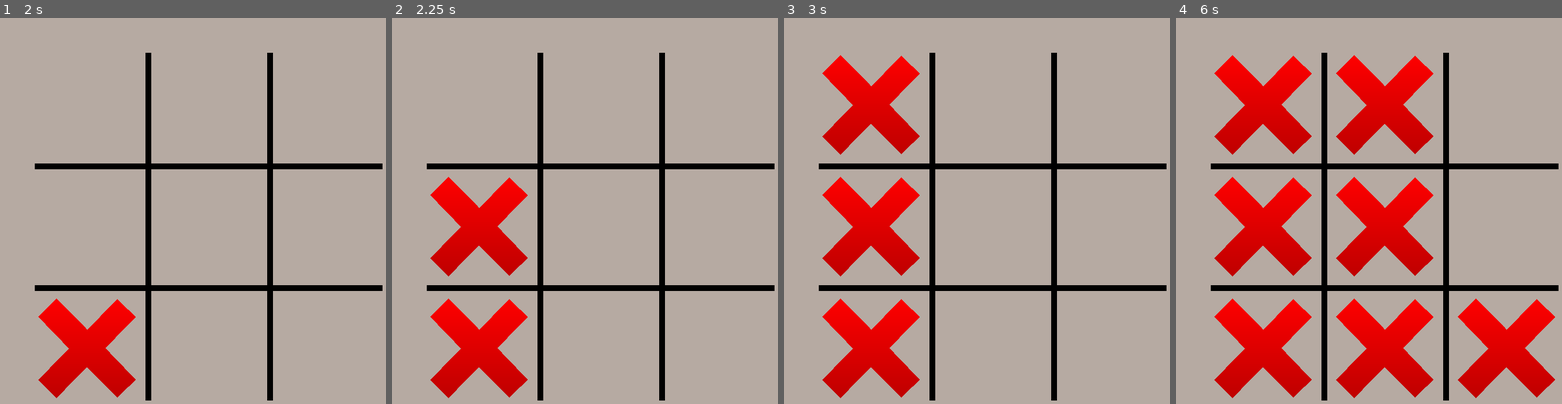
Above: before the commit, frames 1-4 (left to right).
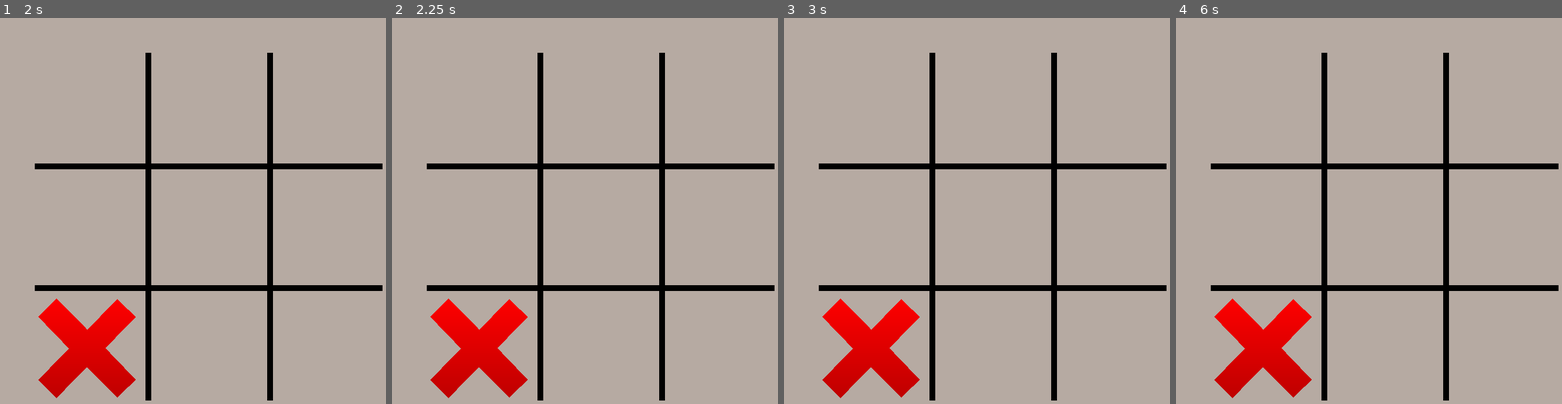
Above: after the commit, the same moments.

Repository: abaker-skudlarek/MultiplayerTicTacToe
Game: Godot game, scene res://Scenes/Main/main.tscn
Two runs of this game, one before a commit and one after it. Both use one fixed random seed, a clock stepped at 60 frames per second and the inputs below.
Inputs (mouse positions are in pixels of both pictures, inside the frame that each line leads up to):
- Up to frame 1 (2 s): click "Create Game" at 0.5 s; tap Enter at 1.25 s; move the mouse to (88, 349) at 1.27 s; click (88, 349) at 1.42 s
- Up to frame 2 (2.25 s): tap Space at 2 s; move the mouse to (480, 226) at 2.02 s; click (480, 226) at 2.17 s
- Up to frame 3 (3 s): tap Enter at 2.75 s; move the mouse to (872, 106) at 2.77 s; click (872, 106) at 2.92 s
- Up to frame 4 (6 s): tap Space at 3.5, 5 s; move the mouse to (1384, 349) at 3.52 s; click (1384, 349) at 3.67 s; tap Enter at 4.25 s; move the mouse to (1384, 226) at 4.27 s; click (1384, 226) at 4.42 s; move the mouse to (1384, 106) at 5.02 s; click (1384, 106) at 5.17 s; move the mouse to (1507, 349) at 5.77 s; click (1507, 349) at 5.92 s

Frame 1 is identical in both runs. In frame 2, 3.5% of the frame differs, in the area x 9-36%, y 41-67%; in frame 3, 7.0%; in frame 4, 21%, in the area x 9-99%, y 9-99%.

Commit message:
added turn tracking

Diff:
--- a/Resources/Autoloads/game_manager.gd
+++ b/Resources/Autoloads/game_manager.gd
@@ -1,5 +1,34 @@
 extends Node
 
+enum PlayerType {
+    NONE,
+    CROSS,
+    CIRCLE
+}
 
-func clicked_on_grid_positon(x: int, y: int) -> void:
-    SignalBus.grid_position_clicked.emit(x, y)
+var local_player_type: PlayerType
+var current_playable_player_type: PlayerType
+
+func _ready() -> void:
+    SignalBus.connect("connected_to_game", _on_connected_to_game)
+
+
+func _on_connected_to_game() -> void:
+    if multiplayer.is_server():
+        local_player_type = PlayerType.CROSS
+        current_playable_player_type = PlayerType.CROSS
+    else:
+        local_player_type = PlayerType.CIRCLE
+
+
+@rpc("call_local", "any_peer", "reliable")
+func clicked_on_grid_position(x: int, y: int, player_type: GameManager.PlayerType) -> void:
+    if current_playable_player_type != player_type:
+        return
+
+    SignalBus.grid_position_clicked.emit(x, y, player_type)
+
+    if current_playable_player_type == PlayerType.CROSS:
+        current_playable_player_type = PlayerType.CIRCLE
+    else:
+        current_playable_player_type = PlayerType.CROSS
--- a/Resources/Autoloads/game_visual_manager.gd
+++ b/Resources/Autoloads/game_visual_manager.gd
@@ -12,17 +12,18 @@
     SignalBus.connect("grid_position_clicked", _on_grid_position_clicked)
 
 
-func _on_grid_position_clicked(x: int, y: int) -> void:
+func _on_grid_position_clicked(x: int, y: int, player_type: GameManager.PlayerType) -> void:
     # Calling with rpc_id(1) means that the rpc is called on the server, and since "any_peer" is used, the peer can call it. So the client
     # is requesting that the server call the spawn_piece function
-    spawn_piece.rpc_id(1, x, y)
+    spawn_piece.rpc_id(1, x, y, player_type)
 
 
 # call_local = function can be called on the local peer, needed because the server is also a player
 # any_peer = clients are allowed to call this remotely
 @rpc("call_local", "any_peer", "reliable")
-func spawn_piece(x: int, y: int) -> void:
-    var new_piece: Node = cross_scene.instantiate()
+func spawn_piece(x: int, y: int, player_type: GameManager.PlayerType) -> void:
+    var piece_scene: PackedScene = cross_scene if player_type == GameManager.PlayerType.CROSS else circle_scene
+    var new_piece: Node = piece_scene.instantiate()
     new_piece.position = _grid_to_pixel(x, y)
     get_tree().root.get_node("Main").add_child(new_piece, true)
 
--- a/Resources/Autoloads/lobby.gd
+++ b/Resources/Autoloads/lobby.gd
@@ -8,22 +8,17 @@
 func _ready():
 	SignalBus.connect("join_game_clicked", _on_join_game_clicked)
 	SignalBus.connect("create_game_clicked", _on_create_game_clicked)
-	multiplayer.peer_connected.connect(_on_peer_connected)
 
 
 func _on_join_game_clicked() -> void:
-	print("joining game")
 	var peer = ENetMultiplayerPeer.new()
 	peer.create_client(DEFAULT_SERVER_IP, PORT)
 	multiplayer.multiplayer_peer = peer
+	SignalBus.connected_to_game.emit()
 
 
 func _on_create_game_clicked() -> void:
-	print("creating game")
 	var peer = ENetMultiplayerPeer.new()
 	peer.create_server(PORT, MAX_CONNECTIONS)
 	multiplayer.multiplayer_peer = peer
-
-
-func _on_peer_connected(id: int) -> void:
-	print("peer %s connected" % id)
+	SignalBus.connected_to_game.emit()
--- a/Resources/Autoloads/signal_bus.gd
+++ b/Resources/Autoloads/signal_bus.gd
@@ -1,7 +1,9 @@
 extends Node
 
 
-signal grid_position_clicked(x, y)
+signal grid_position_clicked(x, y, player_type)
 
 signal join_game_clicked
 signal create_game_clicked
+
+signal connected_to_game
--- a/Scenes/Circle/circle.tscn
+++ b/Scenes/Circle/circle.tscn
@@ -1,7 +1,15 @@
-[gd_scene load_steps=2 format=3 uid="uid://lv2yk5x2ncdl"]
+[gd_scene load_steps=3 format=3 uid="uid://lv2yk5x2ncdl"]
 
 [ext_resource type="Texture2D" uid="uid://ugkk6pebjwcs" path="res://Assets/circle.png" id="1_3sltk"]
+
+[sub_resource type="SceneReplicationConfig" id="SceneReplicationConfig_33kdq"]
+properties/0/path = NodePath(".:position")
+properties/0/spawn = true
+properties/0/replication_mode = 1
 
 [node name="Circle" type="Sprite2D"]
 scale = Vector2(0.31, 0.31)
 texture = ExtResource("1_3sltk")
+
+[node name="MultiplayerSynchronizer" type="MultiplayerSynchronizer" parent="."]
+replication_config = SubResource("SceneReplicationConfig_33kdq")
--- a/Scenes/GridPosition/grid_position.gd
+++ b/Scenes/GridPosition/grid_position.gd
@@ -7,4 +7,4 @@
 func _on_input_event(_viewport: Node, event: InputEvent, _shape_idx: int) -> void:
 	if event is InputEventMouseButton:
 		if event.pressed:
-			GameManager.clicked_on_grid_positon(x, y)
+			GameManager.clicked_on_grid_position.rpc_id(1, x, y, GameManager.local_player_type)
